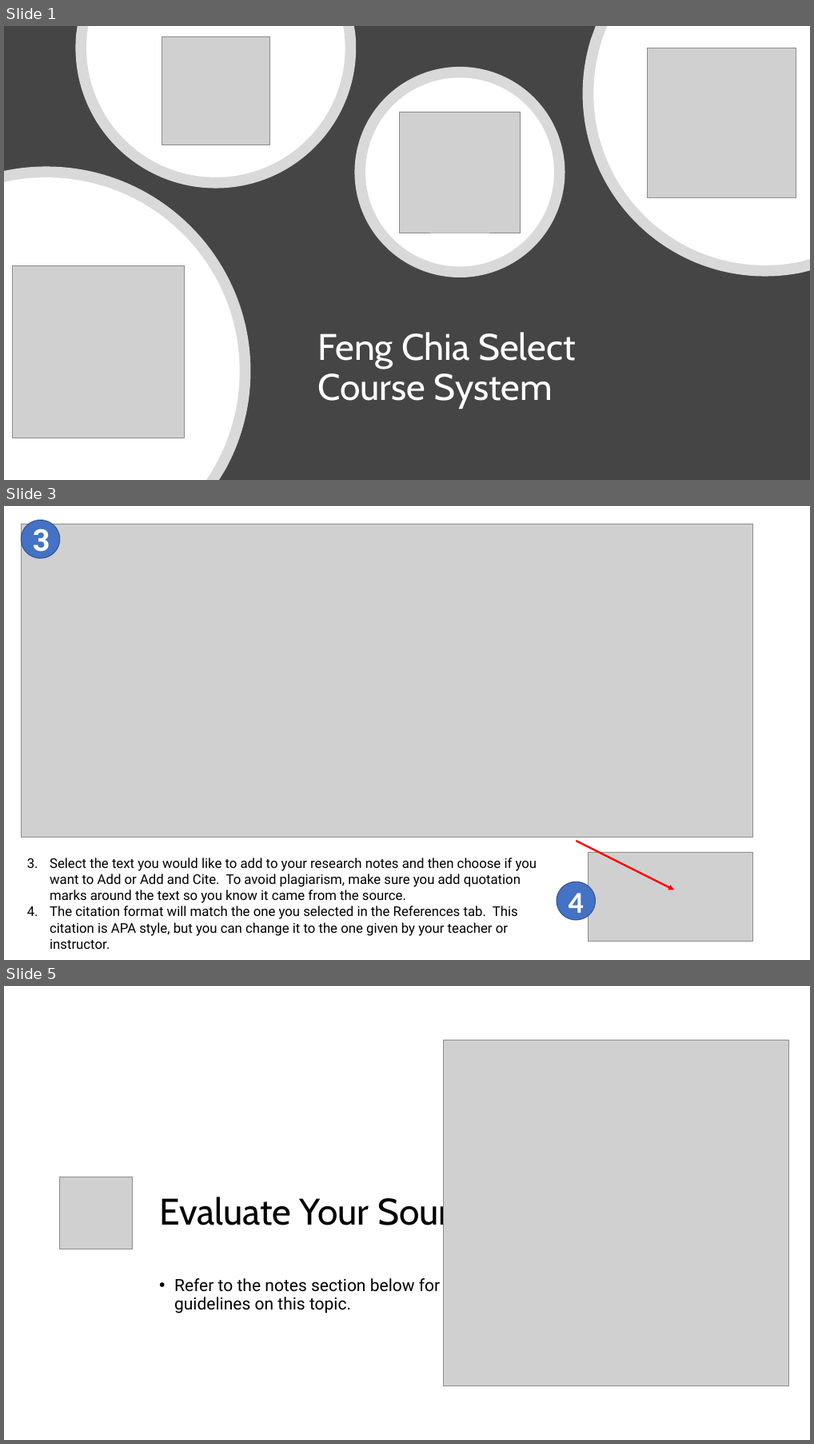
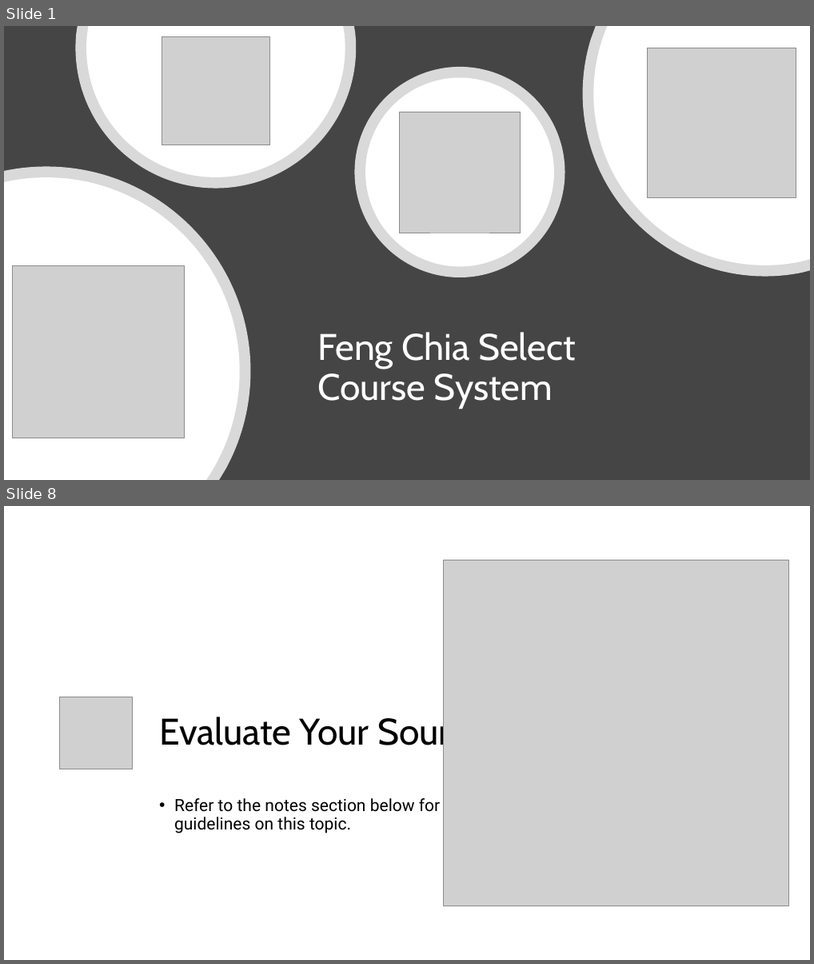
Before and after one commit to Leonardo-Classroom/dbmid, a slide deck: ppt.pptx. Shown one above the other, each under a label of ours: slides 1, 3 and 5 before the commit, slides 1 and 8 after it; the slides between them are not shown. The pictures are 814x1444 and 814x964 pixels, drawn with LibreOffice and Linux fonts; fonts in the diff are those of the drawing; grey boxes stand for pictures. Boxes give left, top, right and bottom in pixels: in the first picture for what was removed or moved away, otherwise in the second. Text is boxed around its words. In the diff, an @@ line names an element or a change of style, - is before the commit and + after.

```diff
--- a/ppt.pptx
+++ b/ppt.pptx
@@ slide 3 removed at (4, 506, 810, 960), background #FFFFFF @@
@@ picture removed at (21, 524, 754, 837) @@
@@ ellipse removed at (21, 520, 60, 558) @@
-3
@@ arrow removed from (576, 840) to (675, 889) @@
@@ text removed at (50, 857, 538, 948) @@
-3. Select the text you would like to add to your research notes and then choose if you want to Add or Add and Cite. To avoid plagiarism, make sure you add quotation marks around the text so you know it came from the source.
-4. The citation format will match the one you selected in the References tab. This citation is APA style, but you can change it to the one given by your teacher or instructor.
@@ picture removed at (588, 852, 754, 940) @@
@@ ellipse removed at (557, 882, 596, 920) @@
-4
@@ what was slide 5 is now slide 8 @@
```
Also in this commit, not shown: 6 slides added, 2 other slides removed, 1 other file.
